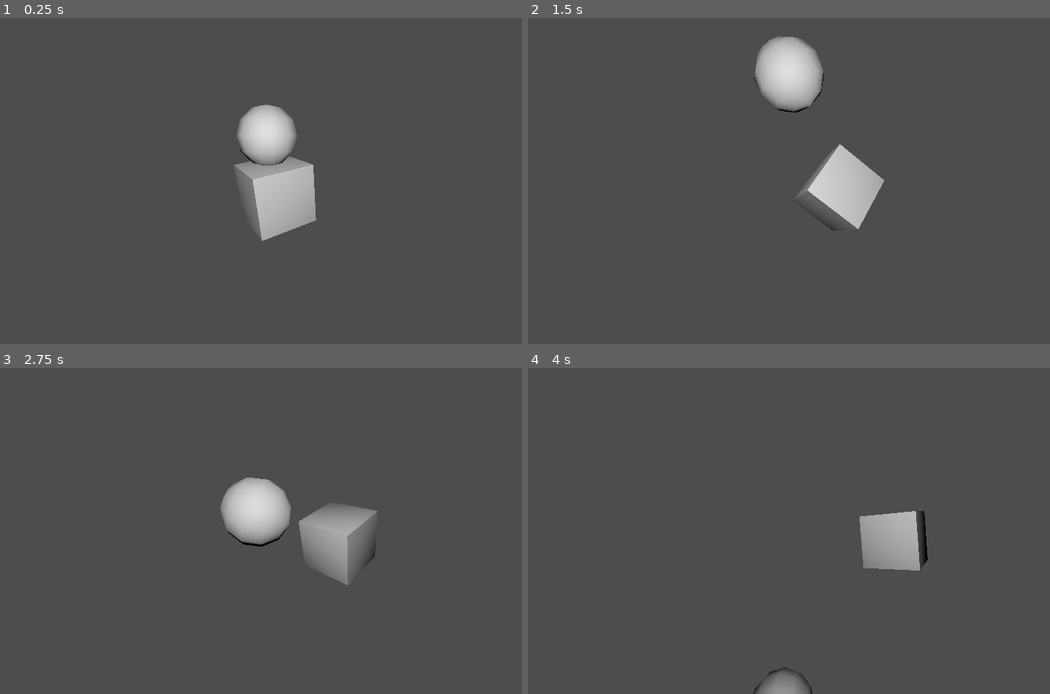
Above: before the commit, frames 1-4 (two rows, left to right).
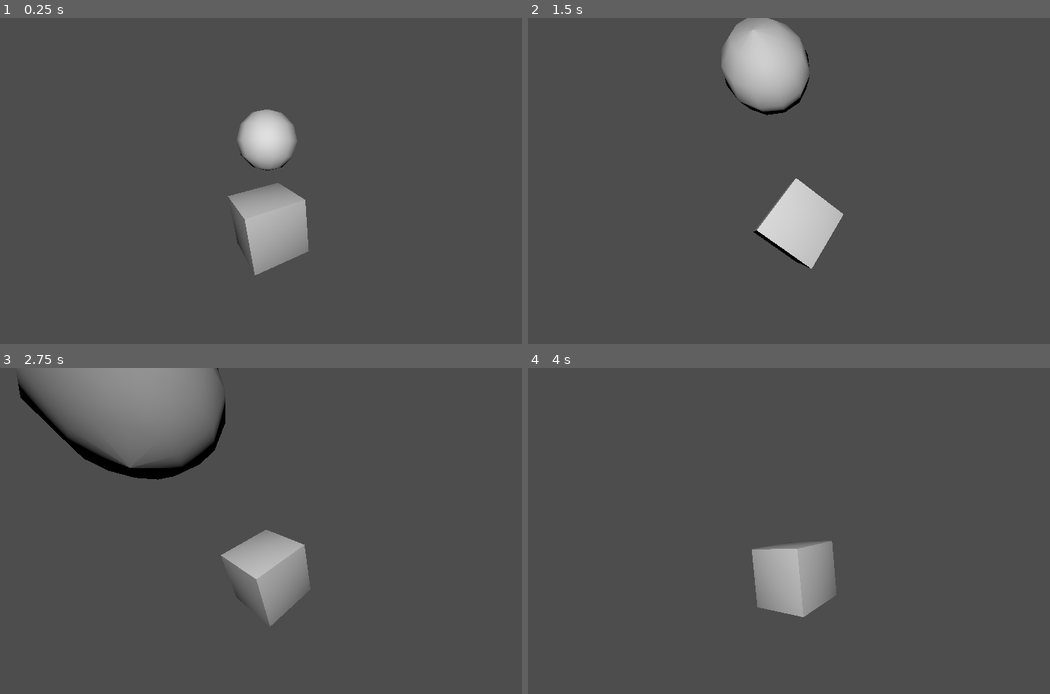
Above: after the commit, the same moments.

Repository: OliverLazar/game-of-life
Game: Godot game, scene res://Scenes/level_1.tscn
Two runs of this game, one before a commit and one after it. Both use one fixed random seed, a clock stepped at 60 frames per second and the inputs below.
Inputs:
- Up to frame 1 (0.25 s): no input
- Up to frame 2 (1.5 s): no input
- Up to frame 3 (2.75 s): no input
- Up to frame 4 (4 s): no input

The runs differ from the first frame. In frame 1, 3.6% of the frame differs, in the area x 43-61%, y 26-79%; in frame 2, 8.1%; in frame 3, 15%, in the area x 3-73%, y 0-80%; in frame 4, 5.5%.

Commit message:
UPDATE RODDY CHANGE

Diff:
--- a/Scripts/csg_box_3d.gd
+++ b/Scripts/csg_box_3d.gd
@@ -6,5 +6,5 @@
 # Called every frame. 'delta' is the elapsed time since the previous frame.
 func _process(delta: float) -> void:
 	rotation_degrees += speed * delta
-	position = Vector3(time*0.5, 0.5*sin(time*5), 0)
+	position = Vector3(0, 0.1*sin(time*20), 0)
 	time += delta
